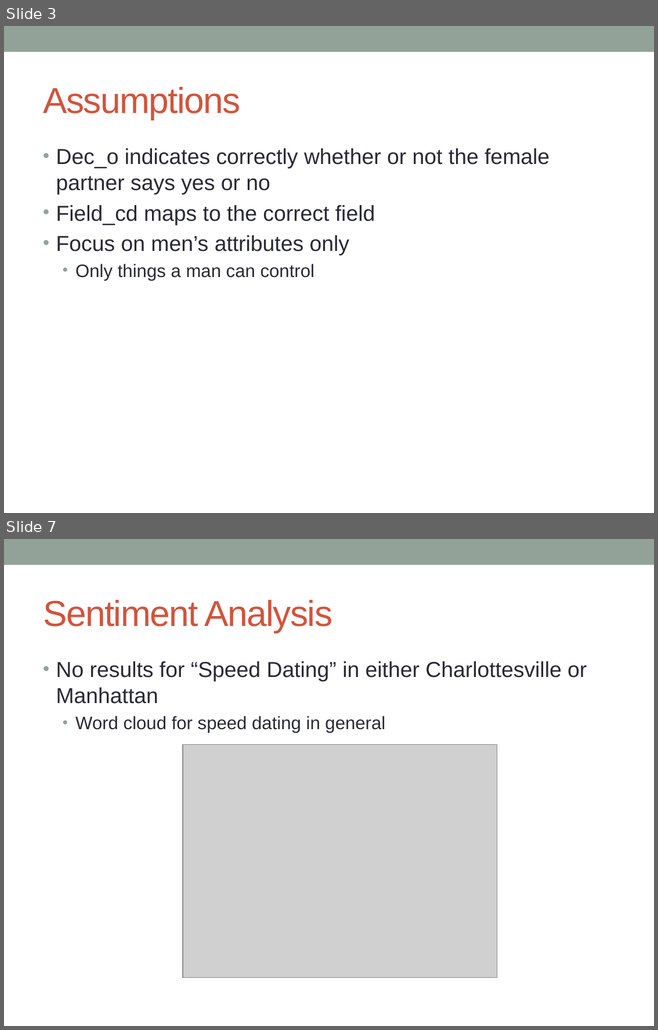
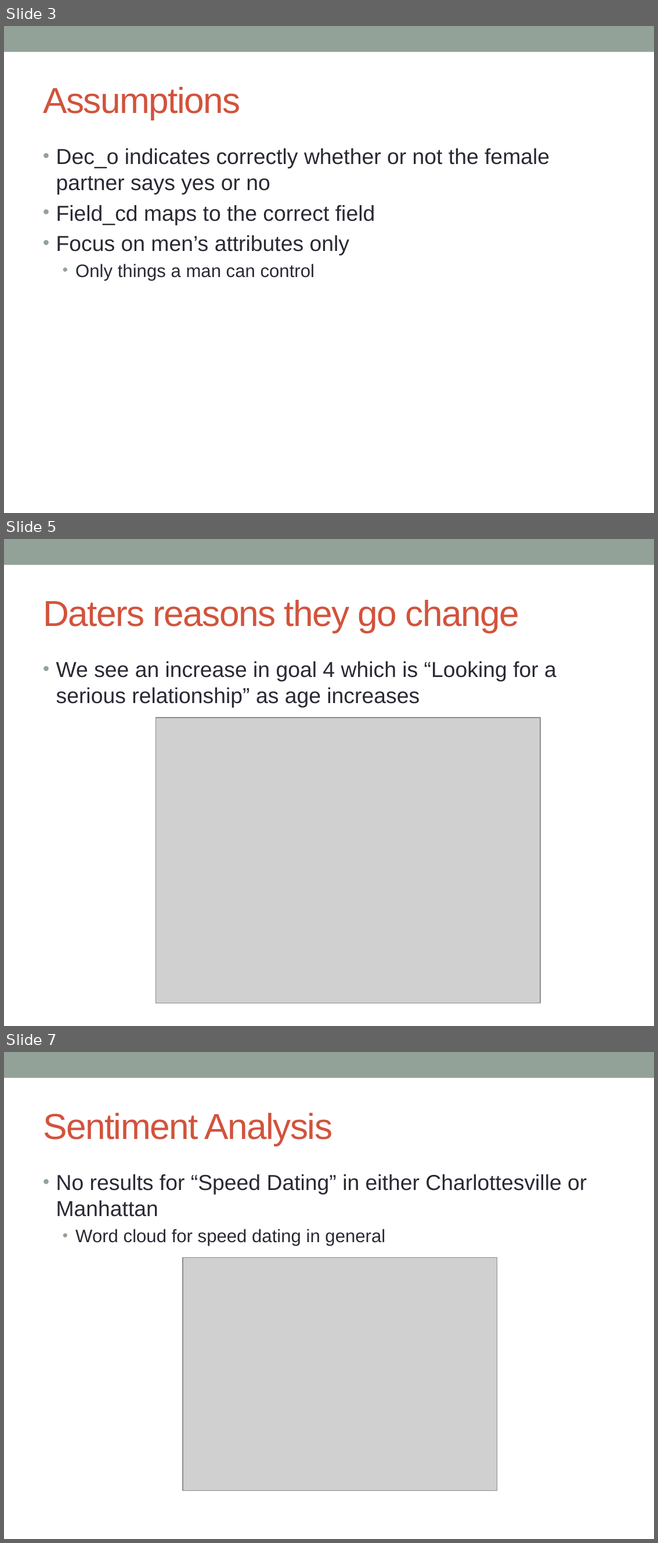
Before and after one commit to jonathanbae/4559Project1, a slide deck: baej.lih.project-1.pptx. Shown one above the other, each under a label of ours: slides 3 and 7 before the commit, slides 3, 5 and 7 after it; the slides between them are not shown. The pictures are 658x1030 and 658x1543 pixels, drawn with LibreOffice and Linux fonts; fonts in the diff are those of the drawing; grey boxes stand for pictures. Boxes give left, top, right and bottom in pixels: in the first picture for what was removed or moved away, otherwise in the second. Text is boxed around its words. In the diff, an @@ line names an element or a change of style, - is before the commit and + after.

```diff
--- a/baej.lih.project-1.pptx
+++ b/baej.lih.project-1.pptx
@@ slide 5 added at bbox=[4, 539, 654, 1026], background #FFFFFF; not listed: 1 template element that a slide beside it also shows @@
@@ title added at bbox=[43, 600, 519, 633], 40 pt, text #D2533C @@
+Daters reasons they go change
@@ text added at bbox=[56, 661, 556, 708], 24 pt, text #292934 @@
+• We see an increase in goal 4 which is “Looking for a serious relationship” as age increases
@@ picture added at bbox=[155, 718, 540, 1004] @@
```
Also in this commit, not shown: 2 slides changed, 2 other slides added, 2 slides removed, 1 other file.
